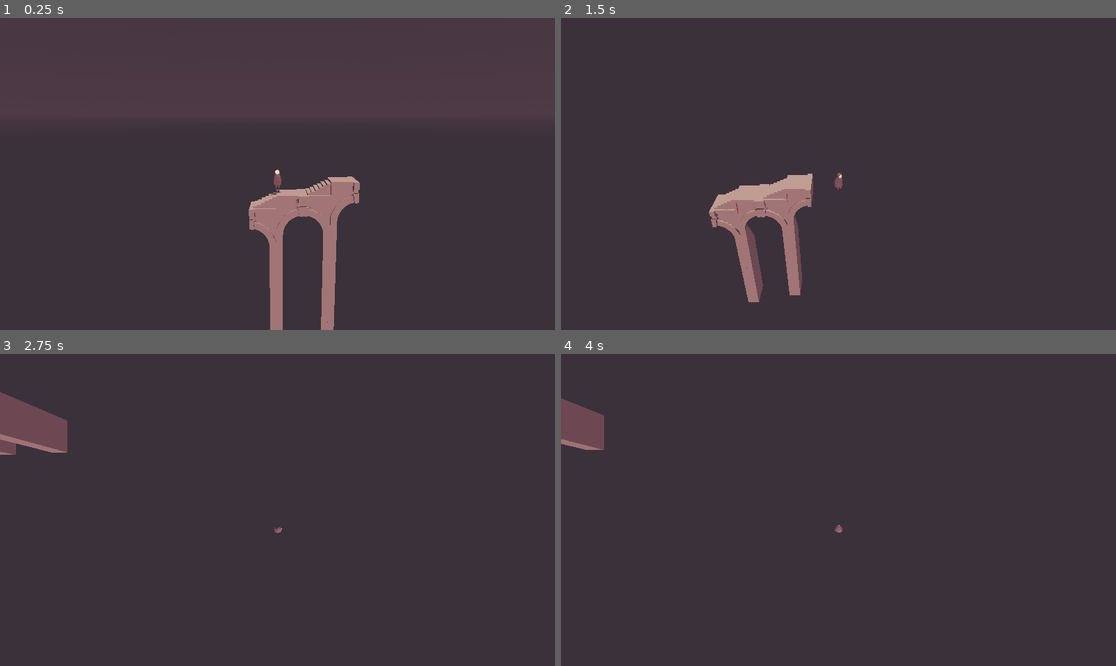
Above: before the commit, frames 1-4 (two rows, left to right).
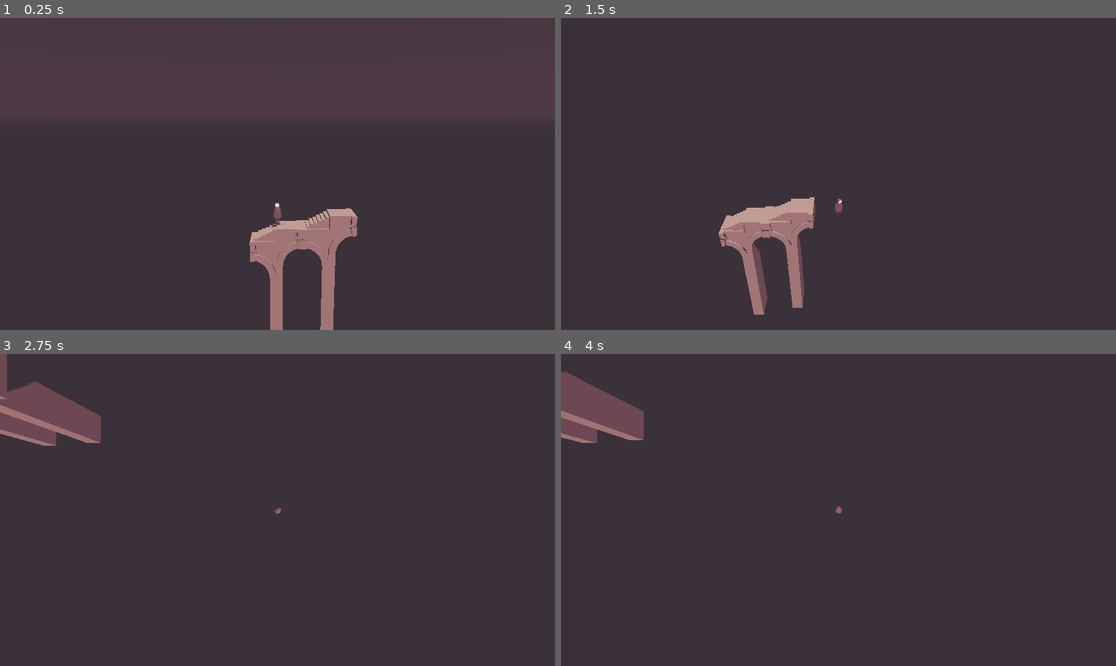
Above: after the commit, the same moments.

Repository: Raftatul/game-jam-behavior-2025
Game: Godot game, scene res://src/levels/main_map.tscn
Same seed, same stepped clock (60 frames per second), same inputs: the game is played once before the commit and once after it. The engine's default icon, where the game draws it, is replaced by a stand-in: a white triangle on a blue panel in a dark square.
Inputs:
- Up to frame 1 (0.25 s): no input
- Up to frame 2 (1.5 s): tap Enter (ui_accept) at 0.5, 0.77 s; hold Right (ui_right) 0.53-1.28 s; tap Shift (dash) at 0.6 s; hold Down (ui_down) from 1.28 s (still down); tap E (switch_camera) at 1.35 s
- Up to frame 3 (2.75 s): tap Enter (ui_accept) at 1.52 s; release Down (ui_down) at 2.03 s; hold Right (ui_right) from 2.03 s (still down); tap Shift (dash) at 2.1 s
- Up to frame 4 (4 s): release Right (ui_right) at 2.78 s; hold Up (ui_up) 2.78-3.53 s; tap E (switch_camera) at 2.85 s; tap Enter (ui_accept) at 3.02, 3.5, 3.77 s; hold Left (ui_left) from 3.53 s (still down); tap Shift (dash) at 3.6 s

The runs differ from the first frame. In frame 1, 3.5% of the frame differs, in the area x 44-65%, y 48-100%; in frame 2, 3.5%, in the area x 26-51%, y 49-96%; in frame 3, 2.3%; in frame 4, 2.0%.

Commit message:
metrics adjust + cam

Diff:
--- /dev/null
+++ b/game-jam-behavior-2025/assets/ressource/asset_enviro/sm_arch_gap.tscn
@@ -0,0 +1,5 @@
+[gd_scene load_steps=2 format=3 uid="uid://jaqa2hu2vfjh"]
+
+[ext_resource type="PackedScene" uid="uid://c2uetudia6gie" path="res://assets/enviro/SM_arch_gap.fbx" id="1_4njoo"]
+
+[node name="SM_arch_gap" instance=ExtResource("1_4njoo")]
--- a/game-jam-behavior-2025/src/character/character.tscn
+++ b/game-jam-behavior-2025/src/character/character.tscn
@@ -29,18 +29,18 @@
 transform = Transform3D(0.9, 0, 0, 0, 0.9, 0, 0, 0, 0.9, 0, 0, 0)
 
 [node name="Skeleton3D" parent="character_v1/metarig" index="0"]
-bones/4/position = Vector3(-5.53485e-11, 0.768055, -0.0552)
-bones/5/rotation = Quaternion(-0.0476232, -0.0186177, 0.00528496, 0.998678)
-bones/6/rotation = Quaternion(-0.0525259, -0.000362812, -0.014898, 0.998508)
-bones/10/rotation = Quaternion(0.998557, -0.0206489, 0.0168509, -0.0466239)
-bones/11/rotation = Quaternion(0.0185637, 0.00495531, 0.0662603, 0.997617)
-bones/12/rotation = Quaternion(0.0558591, 0.0369869, 0.0370876, 0.997064)
-bones/13/position = Vector3(0.095986, 0.265958, -0.0330422)
-bones/14/position = Vector3(-0.107056, 0.25651, 0.0278769)
-bones/16/rotation = Quaternion(0.975735, -0.0202818, 0.0137173, 0.217583)
-bones/17/rotation = Quaternion(0.278085, 0.000497973, -0.0431386, 0.959587)
-bones/19/rotation = Quaternion(0.975735, 0.0202816, -0.013717, 0.217584)
-bones/20/rotation = Quaternion(0.278086, -0.000497972, 0.0431385, 0.959587)
+bones/4/position = Vector3(1.7149e-10, 0.775595, -0.0552)
+bones/5/rotation = Quaternion(-0.0473811, 0.00995863, -0.0273274, 0.998453)
+bones/6/rotation = Quaternion(-0.0525222, -0.000462987, -0.0190115, 0.998439)
+bones/10/rotation = Quaternion(0.996343, 0.0365705, 0.0216253, -0.074127)
+bones/11/rotation = Quaternion(-0.045008, 0.0155634, -0.00521938, 0.998852)
+bones/12/rotation = Quaternion(0.103552, 0.00132477, -0.0797059, 0.991424)
+bones/13/position = Vector3(0.103635, 0.23014, -0.0340528)
+bones/14/position = Vector3(-0.0994072, 0.220693, 0.0268664)
+bones/16/rotation = Quaternion(0.979078, -0.0176891, 0.0135273, 0.202265)
+bones/17/rotation = Quaternion(0.246483, 0.000502516, -0.0382362, 0.968392)
+bones/19/rotation = Quaternion(0.979078, 0.0176889, -0.0135269, 0.202265)
+bones/20/rotation = Quaternion(0.246483, -0.000502514, 0.0382361, 0.968392)
 
 [node name="Pivot" type="Marker3D" parent="."]
 transform = Transform3D(1, 0, 0, 0, 1, 0, 0, 0, 1, 0, 1, 0)
@@ -50,12 +50,12 @@
 [node name="TopDownStateMachine" parent="." instance=ExtResource("4_m366t")]
 
 [node name="CameraPivot" type="Marker3D" parent="." node_paths=PackedStringArray("player")]
-transform = Transform3D(1, 0, 0, 0, 0.984808, 0.173648, 0, -0.173648, 0.984808, 0, 0, 0)
+transform = Transform3D(1, 0, 0, 0, 0.984808, 0.173648, 0, -0.173648, 0.984808, 0, 4, 0)
 script = ExtResource("10_8cpw0")
 player = NodePath("..")
 
 [node name="Camera3D" type="Camera3D" parent="CameraPivot"]
-transform = Transform3D(1, 0, 0, 0, 1, 2.98023e-08, 0, -2.98023e-08, 1, 0, 1.39159, 25.3842)
+transform = Transform3D(1, 0, 0, 0, 1, 2.98023e-08, 0, -2.98023e-08, 1, 0, 0, 25.384)
 fov = 50.0
 
 [node name="CameraStateMachine" type="Node" parent="CameraPivot" node_paths=PackedStringArray("initial_state")]
--- a/game-jam-behavior-2025/src/levels/map_charles.tscn
+++ b/game-jam-behavior-2025/src/levels/map_charles.tscn
@@ -75,202 +75,129 @@
 spot_angle = 35.3603
 
 [node name="assets" type="Node3D" parent="."]
-transform = Transform3D(1, 0, 0, 0, 1, 0, 0, 0, 1, -1, 0, 0)
 
 [node name="SM_arch_A" parent="assets" instance=ExtResource("8_cu7h2")]
-transform = Transform3D(-1, -8.74228e-08, 0, 8.74228e-08, -1, 0, 0, 0, 1, -1, -7, 5)
+transform = Transform3D(-1, -8.74228e-08, 0, 8.74228e-08, -1, 0, 0, 0, 1, -2, -7, 5)
 
 [node name="SM_column_B_broken_A" parent="assets" instance=ExtResource("9_kej20")]
-transform = Transform3D(1, 0, 0, 0, 1, 0, 0, 0, 1, -1, -3, 5)
+transform = Transform3D(1, 0, 0, 0, 1, 0, 0, 0, 1, -2, -3, 5)
 
 [node name="SM_column_B_broken_A2" parent="assets" instance=ExtResource("9_kej20")]
-transform = Transform3D(-1, -8.74228e-08, 0, 8.74228e-08, -1, 0, 0, 0, 1, 15, 13, 5)
+transform = Transform3D(-1, -8.74228e-08, 0, 8.74228e-08, -1, 0, 0, 0, 1, 14, 13, 5)
 
 [node name="SM_column_B_broken_A3" parent="assets" instance=ExtResource("9_kej20")]
-transform = Transform3D(-0.965926, 0.258819, -1.64602e-08, 0.245665, 0.916836, -0.314738, -0.0814602, -0.304014, -0.949179, 21.0706, 5.33469, 1.56789)
+transform = Transform3D(-0.965926, 0.258819, -1.64602e-08, 0.245665, 0.916836, -0.314738, -0.0814602, -0.304014, -0.949179, 20.0706, 5.33469, 1.56789)
 
 [node name="SM_arch_A2" parent="assets" instance=ExtResource("8_cu7h2")]
-transform = Transform3D(-1, -8.74228e-08, 0, 8.74228e-08, -1, 0, 0, 0, 1, 7, -7, 5)
+transform = Transform3D(-1, -8.74228e-08, 0, 8.74228e-08, -1, 0, 0, 0, 1, 6, -7, 5)
 
 [node name="SM_column_B" parent="assets" instance=ExtResource("10_qbnk4")]
-transform = Transform3D(1, 0, 0, 0, 1, 0, 0, 0, 1, 7, -3, 5)
+transform = Transform3D(1, 0, 0, 0, 1, 0, 0, 0, 1, 6, -3, 5)
 
 [node name="SM_column_B2" parent="assets" instance=ExtResource("10_qbnk4")]
-transform = Transform3D(0.965926, 0.258819, -3.8567e-09, -0.245666, 0.916836, 0.314738, 0.0814602, -0.304014, 0.949178, 16.9294, -9.33469, 6.43211)
+transform = Transform3D(0.965926, 0.258819, -3.8567e-09, -0.245666, 0.916836, 0.314738, 0.0814602, -0.304014, 0.949178, 15.9294, -9.33469, 6.43211)
 
 [node name="SM_arch_A_corner" parent="assets" instance=ExtResource("11_kej20")]
-transform = Transform3D(-4.37114e-08, 0, 1, 0, 1, 0, -1, 0, -4.37114e-08, 15, 17, 5)
-
-[node name="pillar_a" parent="assets" instance=ExtResource("5_in107")]
-transform = Transform3D(1, 0, 0, 0, 1, 0, 0, 0, 1, -9, -7, -10)
-
-[node name="pillar_a2" parent="assets" instance=ExtResource("5_in107")]
-transform = Transform3D(1, 0, 0, 0, 1, 0, 0, 0, 1, -1, -7, -10)
+transform = Transform3D(-4.37114e-08, 0, 1, 0, 1, 0, -1, 0, -4.37114e-08, 14, 17, 5)
 
 [node name="pillar_a3" parent="assets" instance=ExtResource("5_in107")]
-transform = Transform3D(1, 0, 0, 0, 1, 0, 0, 0, 1, 7, -7, -10)
-
-[node name="pillar_a4" parent="assets" instance=ExtResource("5_in107")]
-transform = Transform3D(1, 0, 0, 0, 1, 0, 0, 0, 1, 15, -7, -10)
+transform = Transform3D(1, 0, 0, 0, 1, 0, 0, 0, 1, 6, -7, -10)
 
 [node name="pillar_a5" parent="assets" instance=ExtResource("5_in107")]
-transform = Transform3D(1, 0, 0, 0, 1, 0, 0, 0, 1, -9, -7, -18)
-
-[node name="pillar_a6" parent="assets" instance=ExtResource("5_in107")]
-transform = Transform3D(1, 0, 0, 0, 1, 0, 0, 0, 1, -1, -7, -18)
-
-[node name="pillar_a7" parent="assets" instance=ExtResource("5_in107")]
-transform = Transform3D(1, 0, 0, 0, 1, 0, 0, 0, 1, 7, -7, -18)
-
-[node name="pillar_a8" parent="assets" instance=ExtResource("5_in107")]
-transform = Transform3D(1, 0, 0, 0, 1, 0, 0, 0, 1, 15, -7, -18)
-
-[node name="pillar_a9" parent="assets" instance=ExtResource("5_in107")]
-transform = Transform3D(1, 0, 0, 0, 1, 0, 0, 0, 1, -41, -7, -10)
-
-[node name="pillar_a10" parent="assets" instance=ExtResource("5_in107")]
-transform = Transform3D(1, 0, 0, 0, 1, 0, 0, 0, 1, -33, -7, -10)
-
-[node name="pillar_a11" parent="assets" instance=ExtResource("5_in107")]
-transform = Transform3D(1, 0, 0, 0, 1, 0, 0, 0, 1, -25, -7, -10)
-
-[node name="pillar_a12" parent="assets" instance=ExtResource("5_in107")]
-transform = Transform3D(1, 0, 0, 0, 1, 0, 0, 0, 1, -17, -7, -10)
-
-[node name="pillar_a13" parent="assets" instance=ExtResource("5_in107")]
-transform = Transform3D(1, 0, 0, 0, 1, 0, 0, 0, 1, -41, -7, -18)
+transform = Transform3D(1, 0, 0, 0, 1, 0, 0, 0, 1, -10, -7, -26)
 
 [node name="pillar_a14" parent="assets" instance=ExtResource("5_in107")]
-transform = Transform3D(1, 0, 0, 0, 1, 0, 0, 0, 1, -33, -7, -18)
+transform = Transform3D(1, 0, 0, 0, 1, 0, 0, 0, 1, -34, -7, -26)
 
 [node name="pillar_a15" parent="assets" instance=ExtResource("5_in107")]
-transform = Transform3D(1, 0, 0, 0, 1, 0, 0, 0, 1, -25, -7, -18)
+transform = Transform3D(1, 0, 0, 0, 1, 0, 0, 0, 1, -26, -7, -26)
 
 [node name="pillar_a16" parent="assets" instance=ExtResource("5_in107")]
-transform = Transform3D(1, 0, 0, 0, 1, 0, 0, 0, 1, -17, -7, -18)
+transform = Transform3D(1, 0, 0, 0, 1, 0, 0, 0, 1, -18, -7, -26)
 
 [node name="pillar_a17" parent="assets" instance=ExtResource("5_in107")]
-transform = Transform3D(1, 0, 0, 0, 1, 0, 0, 0, 1, 23, -7, -10)
-
-[node name="pillar_a18" parent="assets" instance=ExtResource("5_in107")]
-transform = Transform3D(1, 0, 0, 0, 1, 0, 0, 0, 1, 31, -7, -10)
-
-[node name="pillar_a19" parent="assets" instance=ExtResource("5_in107")]
-transform = Transform3D(1, 0, 0, 0, 1, 0, 0, 0, 1, 39, -7, -10)
-
-[node name="pillar_a20" parent="assets" instance=ExtResource("5_in107")]
-transform = Transform3D(1, 0, 0, 0, 1, 0, 0, 0, 1, 47, -7, -10)
+transform = Transform3D(1, 0, 0, 0, 1, 0, 0, 0, 1, 22, -7, -10)
 
 [node name="pillar_a21" parent="assets" instance=ExtResource("5_in107")]
-transform = Transform3D(1, 0, 0, 0, 1, 0, 0, 0, 1, 23, -7, -18)
-
-[node name="pillar_a22" parent="assets" instance=ExtResource("5_in107")]
-transform = Transform3D(1, 0, 0, 0, 1, 0, 0, 0, 1, 31, -7, -18)
+transform = Transform3D(1, 0, 0, 0, 1, 0, 0, 0, 1, 22, -7, -26)
 
 [node name="pillar_a23" parent="assets" instance=ExtResource("5_in107")]
-transform = Transform3D(1, 0, 0, 0, 1, 0, 0, 0, 1, 39, -7, -18)
-
-[node name="pillar_a24" parent="assets" instance=ExtResource("5_in107")]
-transform = Transform3D(1, 0, 0, 0, 1, 0, 0, 0, 1, 47, -7, -18)
+transform = Transform3D(1, 0, 0, 0, 1, 0, 0, 0, 1, 38, -7, -26)
 
 [node name="pillar_a25" parent="assets" instance=ExtResource("5_in107")]
-transform = Transform3D(1, 0, 0, 0, 1, 0, 0, 0, 1, -9, -7, -10)
-
-[node name="pillar_a26" parent="assets" instance=ExtResource("5_in107")]
-transform = Transform3D(1, 0, 0, 0, 1, 0, 0, 0, 1, -1, -7, -10)
-
-[node name="pillar_a27" parent="assets" instance=ExtResource("5_in107")]
-transform = Transform3D(1, 0, 0, 0, 1, 0, 0, 0, 1, 7, -7, -10)
-
-[node name="pillar_a28" parent="assets" instance=ExtResource("5_in107")]
-transform = Transform3D(1, 0, 0, 0, 1, 0, 0, 0, 1, 15, -7, -10)
-
-[node name="pillar_a29" parent="assets" instance=ExtResource("5_in107")]
-transform = Transform3D(1, 0, 0, 0, 1, 0, 0, 0, 1, -9, -7, -18)
+transform = Transform3D(1, 0, 0, 0, 1, 0, 0, 0, 1, -10, -7, -10)
 
 [node name="pillar_a30" parent="assets" instance=ExtResource("5_in107")]
-transform = Transform3D(1, 0, 0, 0, 1, 0, 0, 0, 1, -1, -7, -18)
+transform = Transform3D(1, 0, 0, 0, 1, 0, 0, 0, 1, -2, -7, -26)
 
 [node name="pillar_a31" parent="assets" instance=ExtResource("5_in107")]
-transform = Transform3D(1, 0, 0, 0, 1, 0, 0, 0, 1, 7, -7, -18)
-
-[node name="pillar_a32" parent="assets" instance=ExtResource("5_in107")]
-transform = Transform3D(1, 0, 0, 0, 1, 0, 0, 0, 1, 15, -7, -18)
-
-[node name="pillar_a33" parent="assets" instance=ExtResource("5_in107")]
-transform = Transform3D(1, 0, 0, 0, 1, 0, 0, 0, 1, -41, -7, -10)
+transform = Transform3D(1, 0, 0, 0, 1, 0, 0, 0, 1, 6, -7, -26)
 
 [node name="pillar_a34" parent="assets" instance=ExtResource("5_in107")]
-transform = Transform3D(1, 0, 0, 0, 1, 0, 0, 0, 1, -33, -7, -10)
+transform = Transform3D(1, 0, 0, 0, 1, 0, 0, 0, 1, -34, -7, -10)
 
 [node name="pillar_a35" parent="assets" instance=ExtResource("5_in107")]
-transform = Transform3D(1, 0, 0, 0, 1, 0, 0, 0, 1, -25, -7, -10)
-
-[node name="pillar_a36" parent="assets" instance=ExtResource("5_in107")]
-transform = Transform3D(1, 0, 0, 0, 1, 0, 0, 0, 1, -17, -7, -10)
-
-[node name="pillar_a37" parent="assets" instance=ExtResource("5_in107")]
-transform = Transform3D(1, 0, 0, 0, 1, 0, 0, 0, 1, -41, -7, -18)
-
-[node name="pillar_a38" parent="assets" instance=ExtResource("5_in107")]
-transform = Transform3D(1, 0, 0, 0, 1, 0, 0, 0, 1, -33, -7, -18)
-
-[node name="pillar_a39" parent="assets" instance=ExtResource("5_in107")]
-transform = Transform3D(1, 0, 0, 0, 1, 0, 0, 0, 1, -25, -7, -18)
-
-[node name="pillar_a40" parent="assets" instance=ExtResource("5_in107")]
-transform = Transform3D(1, 0, 0, 0, 1, 0, 0, 0, 1, -17, -7, -18)
-
-[node name="pillar_a41" parent="assets" instance=ExtResource("5_in107")]
-transform = Transform3D(1, 0, 0, 0, 1, 0, 0, 0, 1, 23, -7, -10)
-
-[node name="pillar_a42" parent="assets" instance=ExtResource("5_in107")]
-transform = Transform3D(1, 0, 0, 0, 1, 0, 0, 0, 1, 31, -7, -10)
+transform = Transform3D(1, 0, 0, 0, 1, 0, 0, 0, 1, -26, -7, -10)
 
 [node name="pillar_a43" parent="assets" instance=ExtResource("5_in107")]
-transform = Transform3D(1, 0, 0, 0, 1, 0, 0, 0, 1, 39, -7, -10)
-
-[node name="pillar_a44" parent="assets" instance=ExtResource("5_in107")]
-transform = Transform3D(1, 0, 0, 0, 1, 0, 0, 0, 1, 47, -7, -10)
+transform = Transform3D(1, 0, 0, 0, 1, 0, 0, 0, 1, 38, -7, -10)
 
 [node name="pillar_a50" parent="assets" instance=ExtResource("5_in107")]
-transform = Transform3D(1, 0, 0, 0, 1, 0, 0, 0, 1, -41, -7, 5)
+transform = Transform3D(1, 0, 0, 0, 1, 0, 0, 0, 1, -42, -7, 5)
 
 [node name="pillar_a51" parent="assets" instance=ExtResource("5_in107")]
-transform = Transform3D(1, 0, 0, 0, 1, 0, 0, 0, 1, -9, -7, 5)
+transform = Transform3D(1, 0, 0, 0, 1, 0, 0, 0, 1, -10, -7, 5)
 
 [node name="pillar_a54" parent="assets" instance=ExtResource("5_in107")]
-transform = Transform3D(1, 0, 0, 0, 1, 0, 0, 0, 1, -33, -7, 5)
+transform = Transform3D(1, 0, 0, 0, 1, 0, 0, 0, 1, -34, -7, 5)
 
 [node name="pillar_a55" parent="assets" instance=ExtResource("5_in107")]
-transform = Transform3D(1, 0, 0, 0, 1, 0, 0, 0, 1, -25, -7, 5)
-
-[node name="pillar_a56" parent="assets" instance=ExtResource("5_in107")]
-transform = Transform3D(1, 0, 0, 0, 1, 0, 0, 0, 1, -17, -7, 5)
-
-[node name="pillar_a57" parent="assets" instance=ExtResource("5_in107")]
-transform = Transform3D(1, 0, 0, 0, 1, 0, 0, 0, 1, 23, -7, 5)
+transform = Transform3D(1, 0, 0, 0, 1, 0, 0, 0, 1, -26, -7, 5)
 
 [node name="pillar_a58" parent="assets" instance=ExtResource("5_in107")]
-transform = Transform3D(1, 0, 0, 0, 1, 0, 0, 0, 1, 31, -7, 5)
+transform = Transform3D(1, 0, 0, 0, 1, 0, 0, 0, 1, 30, -7, 5)
 
 [node name="pillar_a59" parent="assets" instance=ExtResource("5_in107")]
-transform = Transform3D(1, 0, 0, 0, 1, 0, 0, 0, 1, 39, -7, 5)
-
-[node name="pillar_a60" parent="assets" instance=ExtResource("5_in107")]
-transform = Transform3D(1, 0, 0, 0, 1, 0, 0, 0, 1, 47, -7, 5)
-
-[node name="pillar_a45" parent="assets" instance=ExtResource("5_in107")]
-transform = Transform3D(1, 0, 0, 0, 1, 0, 0, 0, 1, 23, -7, -18)
+transform = Transform3D(1, 0, 0, 0, 1, 0, 0, 0, 1, 38, -7, 5)
 
 [node name="pillar_a46" parent="assets" instance=ExtResource("5_in107")]
-transform = Transform3D(1, 0, 0, 0, 1, 0, 0, 0, 1, 31, -7, -18)
-
-[node name="pillar_a47" parent="assets" instance=ExtResource("5_in107")]
-transform = Transform3D(1, 0, 0, 0, 1, 0, 0, 0, 1, 39, -7, -18)
-
-[node name="pillar_a48" parent="assets" instance=ExtResource("5_in107")]
-transform = Transform3D(1, 0, 0, 0, 1, 0, 0, 0, 1, 47, -7, -18)
+transform = Transform3D(1, 0, 0, 0, 1, 0, 0, 0, 1, 30, -7, -26)
+
+[node name="pillar_a75" parent="assets" instance=ExtResource("5_in107")]
+transform = Transform3D(1, 0, 0, 0, 1, 0, 0, 0, 1, 30, -7, -10)
+
+[node name="pillar_a77" parent="assets" instance=ExtResource("5_in107")]
+transform = Transform3D(1, 0, 0, 0, 1, 0, 0, 0, 1, 46, -7, -10)
+
+[node name="pillar_a81" parent="assets" instance=ExtResource("5_in107")]
+transform = Transform3D(1, 0, 0, 0, 1, 0, 0, 0, 1, 46, -7, -26)
+
+[node name="pillar_a83" parent="assets" instance=ExtResource("5_in107")]
+transform = Transform3D(1, 0, 0, 0, 1, 0, 0, 0, 1, -2, -7, -10)
+
+[node name="pillar_a85" parent="assets" instance=ExtResource("5_in107")]
+transform = Transform3D(1, 0, 0, 0, 1, 0, 0, 0, 1, 14, -7, -10)
+
+[node name="pillar_a89" parent="assets" instance=ExtResource("5_in107")]
+transform = Transform3D(1, 0, 0, 0, 1, 0, 0, 0, 1, 14, -7, -26)
+
+[node name="pillar_a90" parent="assets" instance=ExtResource("5_in107")]
+transform = Transform3D(1, 0, 0, 0, 1, 0, 0, 0, 1, -42, -7, -10)
+
+[node name="pillar_a93" parent="assets" instance=ExtResource("5_in107")]
+transform = Transform3D(1, 0, 0, 0, 1, 0, 0, 0, 1, -18, -7, -10)
+
+[node name="pillar_a94" parent="assets" instance=ExtResource("5_in107")]
+transform = Transform3D(1, 0, 0, 0, 1, 0, 0, 0, 1, -42, -7, -26)
+
+[node name="pillar_a106" parent="assets" instance=ExtResource("5_in107")]
+transform = Transform3D(1, 0, 0, 0, 1, 0, 0, 0, 1, -18, -7, 5)
+
+[node name="pillar_a107" parent="assets" instance=ExtResource("5_in107")]
+transform = Transform3D(1, 0, 0, 0, 1, 0, 0, 0, 1, 22, -7, 5)
+
+[node name="pillar_a110" parent="assets" instance=ExtResource("5_in107")]
+transform = Transform3D(1, 0, 0, 0, 1, 0, 0, 0, 1, 46, -7, 5)
 
 [node name="SM_bridge_A_stairs_A" parent="assets" instance=ExtResource("7_3kfod")]
 transform = Transform3D(-4.37114e-08, 0, -1, 0, 1, 0, 1, 0, -4.37114e-08, 15, -8, 0)
Binary file added: game-jam-behavior-2025/assets/enviro/SM_arch_gap.fbx
Not shown, added: game-jam-behavior-2025/assets/enviro/SM_arch_gap.fbx.import
Binary file added: game-jam-behavior-2025/assets/enviro/SM_arch_gap_T.fbx
Not shown, added: game-jam-behavior-2025/assets/enviro/SM_arch_gap_T.fbx.import
Binary file added: game-jam-behavior-2025/assets/enviro/SM_arch_gap_corner.fbx
Not shown, added: game-jam-behavior-2025/assets/enviro/SM_arch_gap_corner.fbx.import
